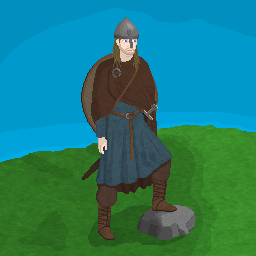
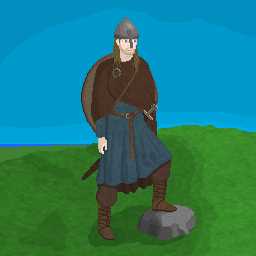
The second 256x256 image is a revision of the first. Changes to its layers:
painted on "clothing" over [0, 123, 97, 162]
